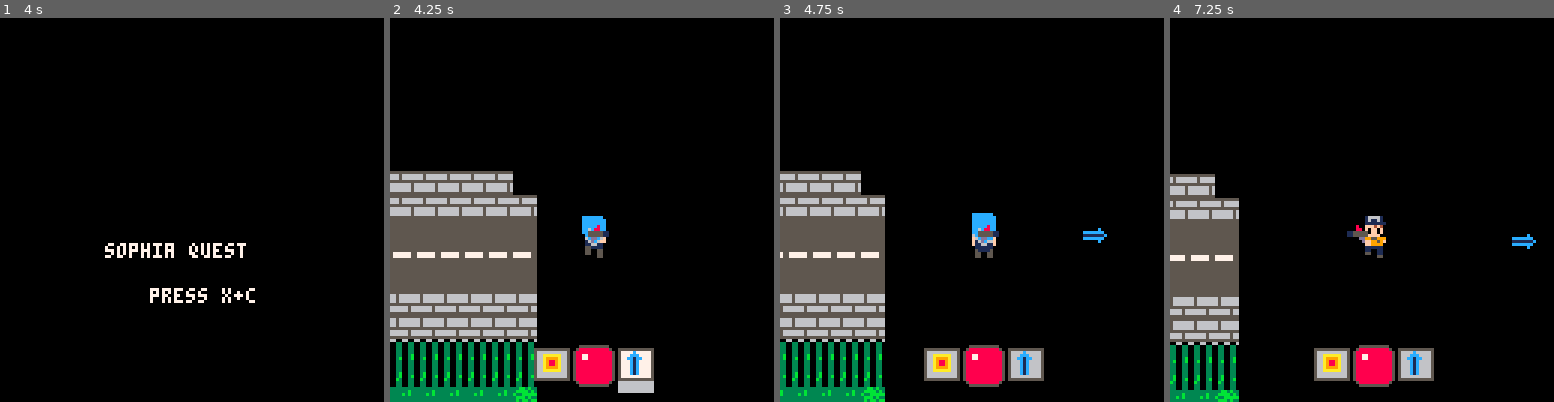
Above: before the commit, frames 1-4 (left to right).
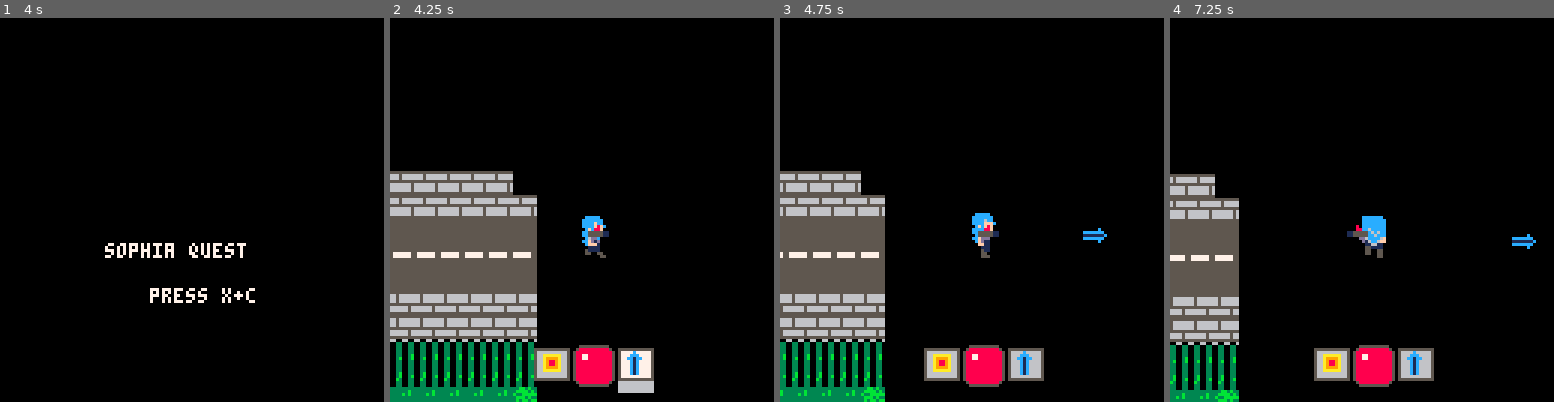
Above: after the commit, the same moments.

Repository: JasonHaenlin/pico-8-sophiaquest
Game: PICO-8 cartridge sophiaquest.p8
The game is run twice, just before and just after one commit, with the same random seed, the same clock (stepped at 60 frames per second) and the same inputs.
Inputs:
- Up to frame 1 (4 s): tap X (X key) at 0.33, 1.07, 1.85, 2.97 s; tap O (Z key) at 0.7, 1.7, 2.1, 2.5, 2.9, 3.3, 3.7 s; hold Right 1.6-2.1 s; hold Up 2.15-2.42 s; hold Right 2.47-3.03 s; hold Left 3.08-3.58 s; hold Down 3.63-3.97 s
- Up to frame 2 (4.25 s): hold Right from 4.02 s (still down); tap X (X key) at 4.08 s; tap O (Z key) at 4.1 s
- Up to frame 3 (4.75 s): tap O (Z key) at 4.5 s; release Right at 4.68 s; hold Up from 4.73 s (still down)
- Up to frame 4 (7.25 s): tap O (Z key) every 0.4 s from 4.9 to 6.9 s; release Up at 5.03 s; hold Left 5.08-5.68 s; tap X (X key) at 5.2, 6.32 s; hold Down 5.73-6.03 s; hold Right 6.08-6.58 s; hold Right 6.63-7.13 s; hold Up from 7.18 s (still down)

Frame 1 is identical in both runs. In frame 2, 0.2% of the frame differs, in the area x 50-57%, y 51-63%; in frame 3, 0.3%; in frame 4, 0.5%, in the area x 50-57%, y 51-62%.

Commit message:
fix the player sprite

Diff:
--- a/sophiaquest.p8
+++ b/sophiaquest.p8
@@ -81,12 +81,12 @@
  make_item("elec",     160, 8, 128, 144, 20, 15, melee,  1,  8, 5, -5, dfx_thunder, 50)
 end
 
-function make_player()
+function make_player(s)
  g_p = make_actor(333, 85, 129, player, l_player, controls_player, draw_characters, up)
  g_p.weapon = g_items[5]
  g_p.anim = stay
- g_p.walk = make_anim(walk, create_direction_frames(162, 130, 162, 130, 163, true, 161, true), 1/5)
- g_p.stay = make_anim(stay, create_direction_frames(130, 130, 130, 130, 131, false, 129, false), 1/5)
+ g_p.walk = make_anim(walk, create_direction_frames(s+33, s+1, s+33, s+1, s+34, true, s+32, true), 1/10)
+ g_p.stay = make_anim(stay, create_direction_frames(s+1, s+1, s+1, s+1, s+2, false, s, false), 1/10)
  g_p.cd = 0
  g_p.cdfx = 0
  g_p.box = {x1 = 0, y1 = 1, x2 = 7, y2 = 14}
@@ -103,9 +103,9 @@
 
 function make_game()
  make_weapons()
- make_player()
+ make_player(128)
  make_map_items()
- make_ennemies(nb_of_ennemis, {132})
+ -- make_ennemies(nb_of_ennemis, {131,134,137})
 end
 
 function make_map_items()
